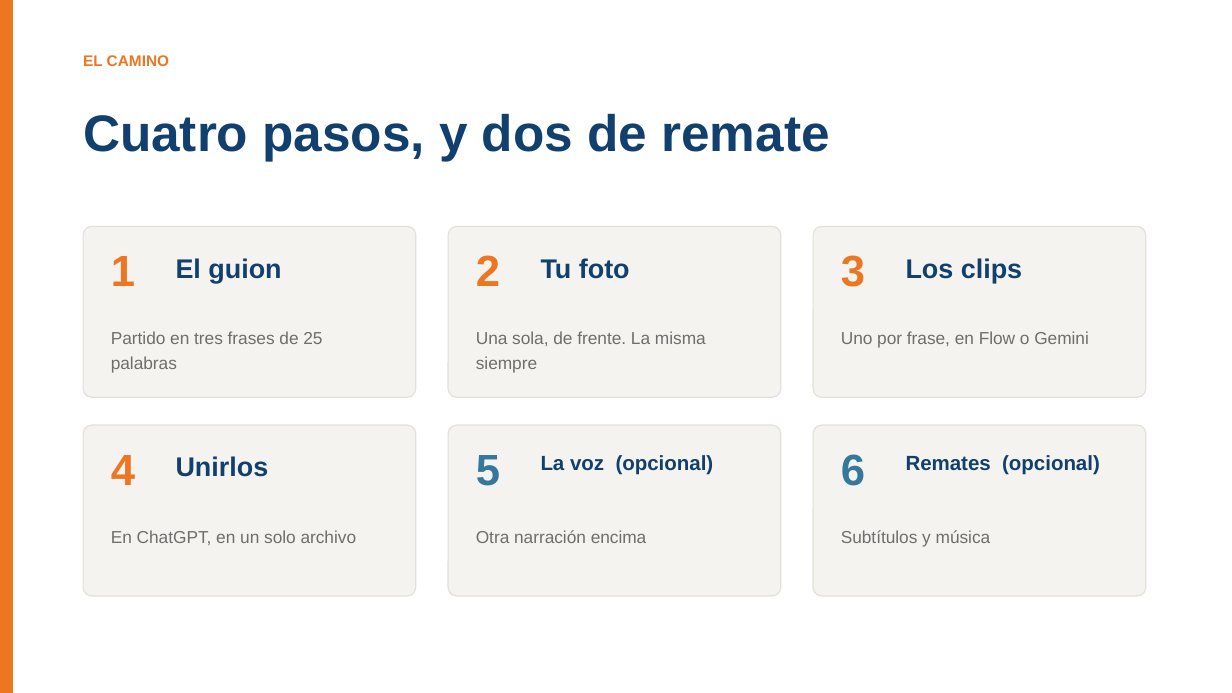
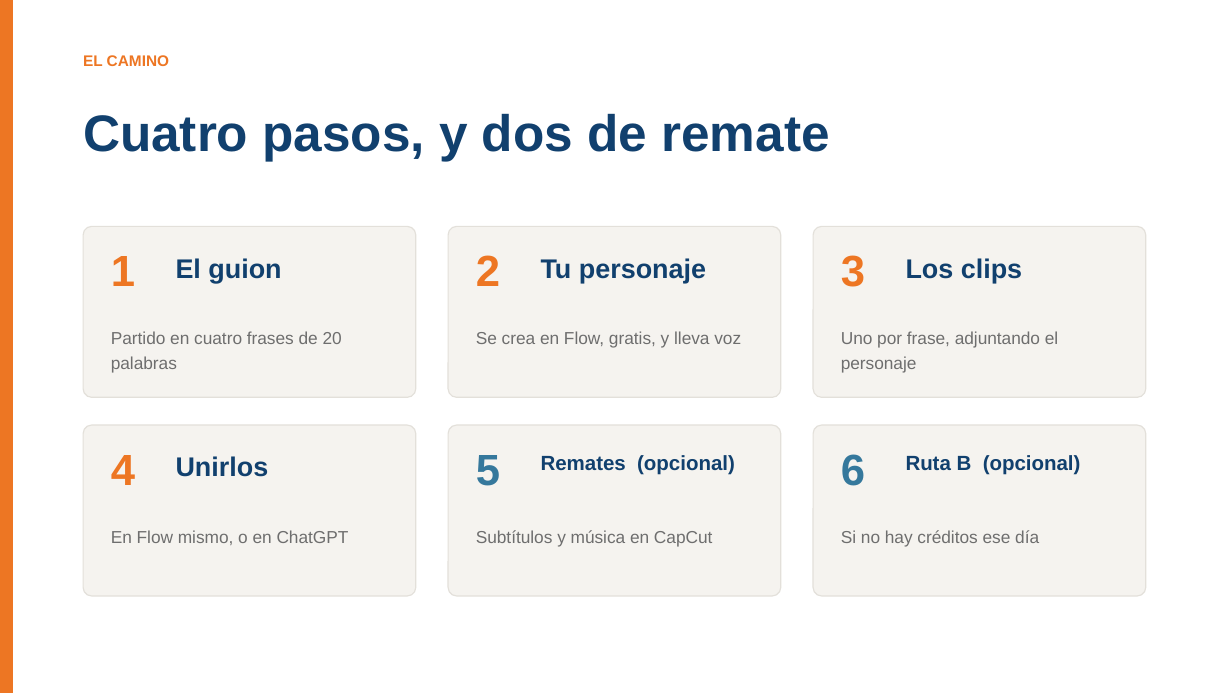
Before and after one commit to BioAITeamLearning/IntroInfo_2026_02_Ucaldas, a slide deck: slide 3 of _static/sesion06/S06_audio_imagen_video.pptx. Drawn at 1232x693 pixels with LibreOffice and Linux fonts; fonts in the diff are those of the drawing. Boxes give left, top, right and bottom in pixels: in the first picture for what was removed or moved away, otherwise in the second. Text is boxed around its words. In the diff, an @@ line names an element or a change of style, - is before the commit and + after.

```diff
--- a/_static/sesion06/S06_audio_imagen_video.pptx
+++ b/_static/sesion06/S06_audio_imagen_video.pptx
@@ text at (541,258,706,283): text changed @@
-Tu foto
+Tu personaje
@@ text at (111,331,342,373): text changed @@
-Partido en tres frases de 25 palabras
+Partido en cuatro frases de 20 palabras
@@ text at (476,331,741,348): text changed @@
-Una sola, de frente. La misma siempre
+Se crea en Flow, gratis, y lleva voz
@@ text at (841,331,1058,373): text changed @@
-Uno por frase, en Flow o Gemini
+Uno por frase, adjuntando el personaje
@@ text at (541,455,735,475): text changed @@
-La voz (opcional)
+Remates (opcional)
@@ text at (906,455,1081,475): text changed @@
-Remates (opcional)
+Ruta B (opcional)
@@ text at (111,530,349,545): text changed @@
-En ChatGPT, en un solo archivo
+En Flow mismo, o en ChatGPT
@@ text at (476,530,712,547): text changed @@
-Otra narración encima
+Subtítulos y música en CapCut
@@ text at (841,530,1039,547): text changed @@
-Subtítulos y música
+Si no hay créditos ese día
```
Also in this commit, not shown: 12 other slides changed, 1 slide added, 1 slide removed, 2 other files.
